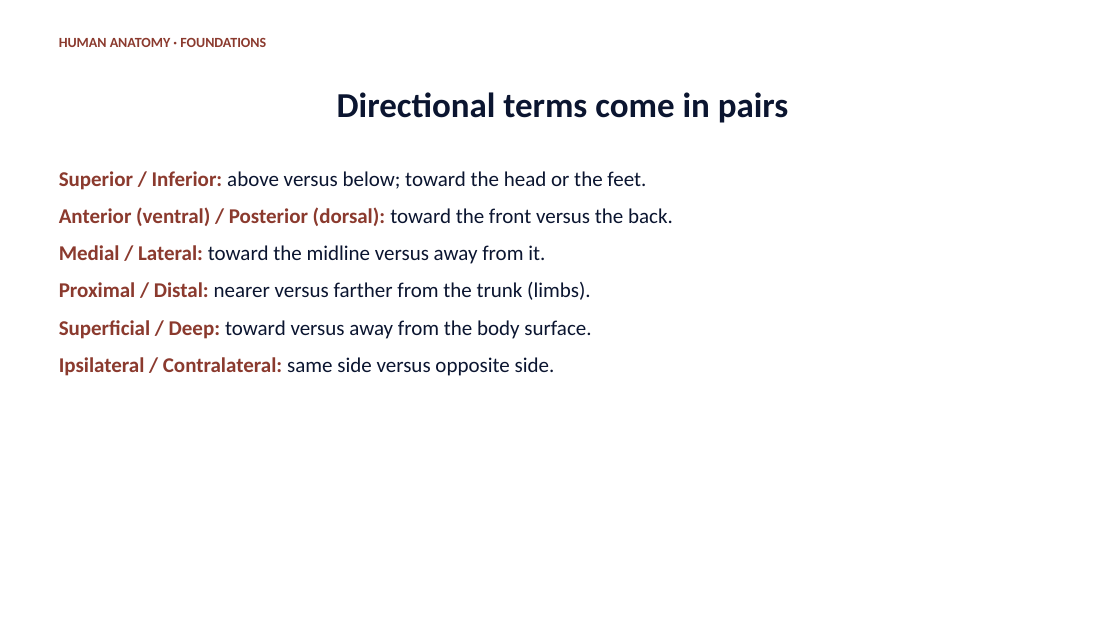
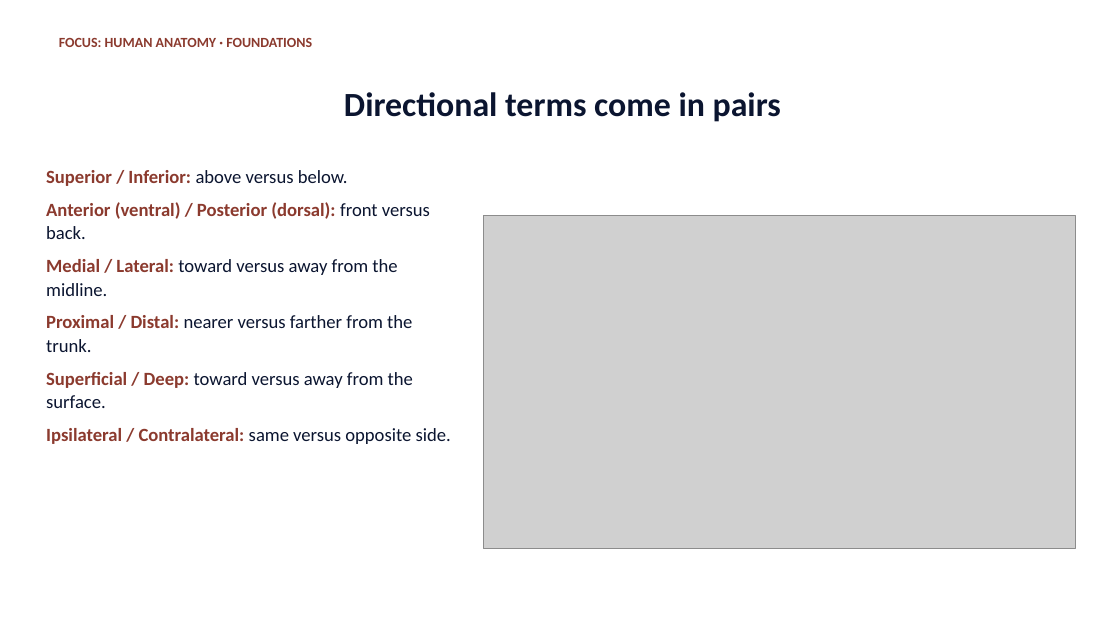
Before and after one commit to drsrennie-stack/A-P-lecture-core, a slide deck: slide 9 of Foundations-Human-Anatomy.pptx. Drawn at 1120x630 pixels with LibreOffice and Linux fonts; fonts in the diff are those of the drawing; grey boxes stand for pictures. Boxes give left, top, right and bottom in pixels: in the first picture for what was removed or moved away, otherwise in the second. Text is boxed around its words. In the diff, an @@ line names an element or a change of style, - is before the commit and + after.

```diff
--- a/Foundations-Human-Anatomy.pptx
+++ b/Foundations-Human-Anatomy.pptx
@@ text at [59, 38, 312, 47]: text changed @@
-HUMAN ANATOMY · FOUNDATIONS
+FOCUS: HUMAN ANATOMY · FOUNDATIONS
@@ title "Directional terms come in pairs" at [344, 92, 781, 122]: size 30 to 29 pt @@
@@ text at [46, 170, 451, 444]: text changed; size 18 to 16 pt @@
-Superior / Inferior: above versus below; toward the head or the feet.
-Anterior (ventral) / Posterior (dorsal): toward the front versus the back.
-Medial / Lateral: toward the midline versus away from it.
-Proximal / Distal: nearer versus farther from the trunk (limbs).
-Superficial / Deep: toward versus away from the body surface.
-Ipsilateral / Contralateral: same side versus opposite side.
+Superior / Inferior: above versus below.
+Anterior (ventral) / Posterior (dorsal): front versus back.
+Medial / Lateral: toward versus away from the midline.
+Proximal / Distal: nearer versus farther from the trunk.
+Superficial / Deep: toward versus away from the surface.
+Ipsilateral / Contralateral: same versus opposite side.
@@ picture added at [483, 216, 1075, 549] @@
```
Also in this commit, not shown: 21 other slides changed, 1 slide added, 5 slides removed, 1 other file.
